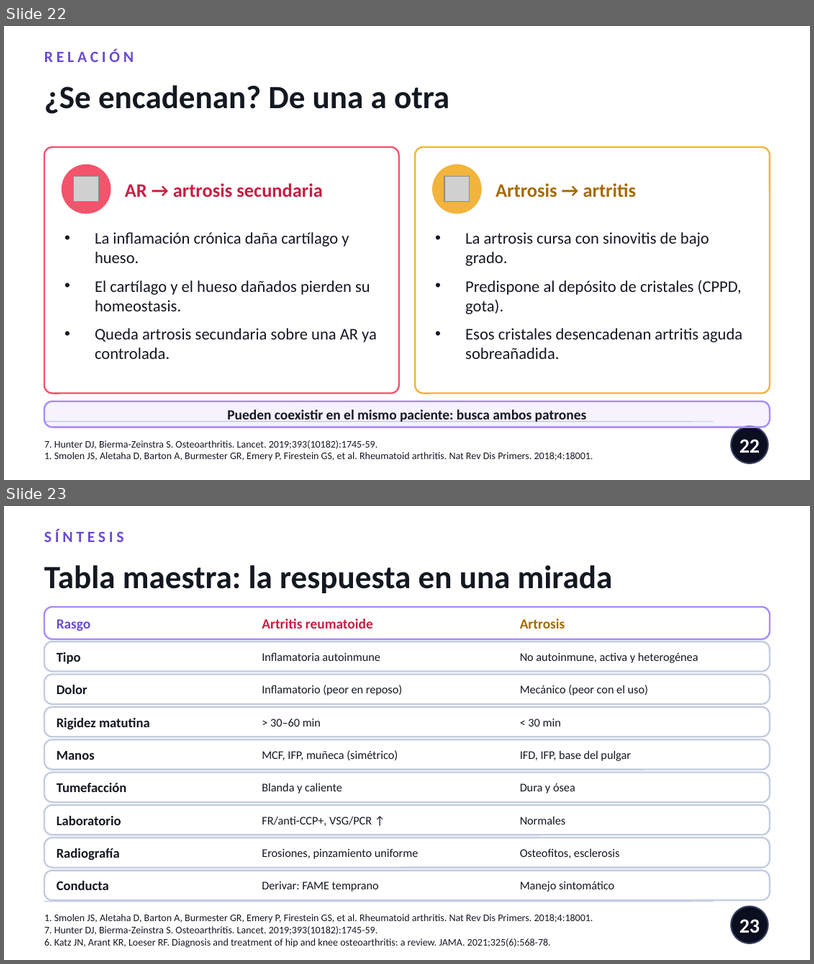
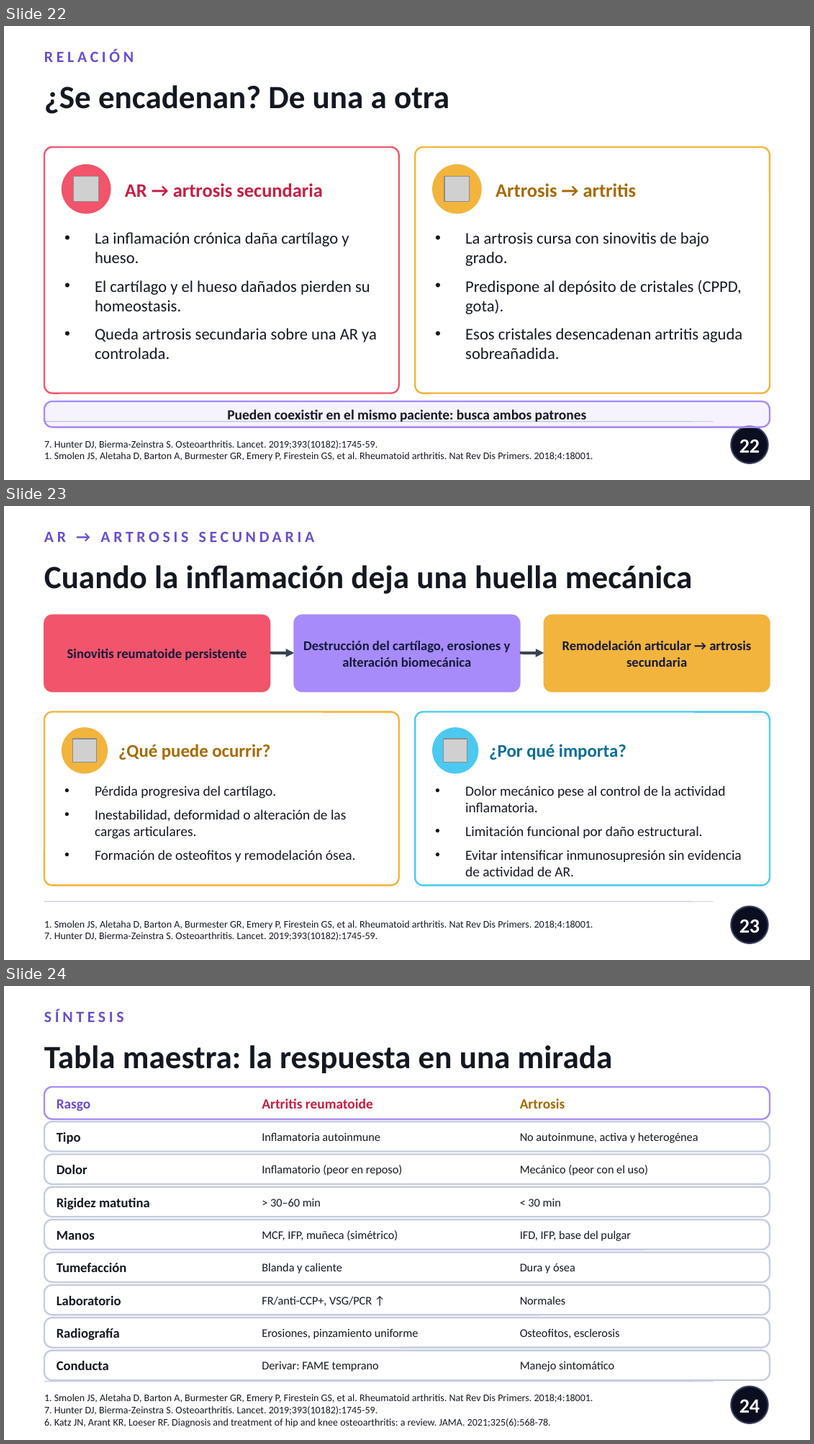
Before and after one commit to nestor120512/nes, a slide deck: Dx_AR_vs_artrosis.pptx. Shown one above the other, each under a label of ours: slides 22 and 23 before the commit, slides 22, 23 and 24 after it. The pictures are 814x964 and 814x1444 pixels, drawn with LibreOffice and Linux fonts; fonts in the diff are those of the drawing; grey boxes stand for pictures. Boxes give left, top, right and bottom in pixels: in the first picture for what was removed or moved away, otherwise in the second. Text is boxed around its words. In the diff, an @@ line names an element or a change of style, - is before the commit and + after.

```diff
--- a/Dx_AR_vs_artrosis.pptx
+++ b/Dx_AR_vs_artrosis.pptx
@@ slide 23 added at <box>4,506,810,960</box>, background #FFFFFF @@
@@ text added at <box>44,531,315,542</box>, 14 pt, text #6A4CCF, bold @@
+AR → ARTROSIS SECUNDARIA
@@ text added at <box>44,565,692,594</box>, 29 pt, text #141821, bold @@
+Cuando la inflamación deja una huella mecánica
@@ rounded rectangle added at <box>44,615,270,692</box>, fill #F2546B, outline #F2546B 1 pt @@
@@ rounded rectangle added at <box>294,615,520,692</box>, fill #A78BFA, outline #A78BFA 1 pt @@
@@ rounded rectangle added at <box>544,615,770,692</box>, fill #F2B43C, outline #F2B43C 1 pt @@
@@ text added at <box>67,649,247,660</box>, 12 pt, text #15193A, bold @@
+Sinovitis reumatoide persistente
@@ arrow added from (270, 653) to (294, 653), #3A4150 2.5 pt @@
@@ text added at <box>304,641,511,667</box>, 12 pt, text #15193A, bold @@
+Destrucción del cartílago, erosiones y alteración biomecánica
@@ arrow added from (520, 653) to (544, 653), #3A4150 2.5 pt @@
@@ text added at <box>563,641,751,667</box>, 12 pt, text #15193A, bold @@
+Remodelación articular → artrosis secundaria
@@ rounded rectangle added at <box>44,712,399,885</box>, fill #FFFFFF, outline #F2B43C 1.5 pt @@
@@ rounded rectangle added at <box>415,712,770,885</box>, fill #FFFFFF, outline #4CC9F0 1.5 pt @@
@@ ellipse added at <box>62,728,107,773</box>, fill #F2B43C, outline #F2B43C 1 pt @@
@@ picture added at <box>72,739,96,762</box> @@
@@ ellipse added at <box>433,728,478,773</box>, fill #4CC9F0, outline #4CC9F0 1 pt @@
@@ picture added at <box>443,739,467,762</box> @@
@@ text added at <box>118,744,270,759</box>, 16 pt, text #A66A00, bold @@
+¿Qué puede ocurrir?
@@ text added at <box>489,744,627,759</box>, 16 pt, text #0A6F98, bold @@
+¿Por qué importa?
@@ text added at <box>95,785,356,862</box>, 12.5 pt, text #141821 @@
+• Pérdida progresiva del cartílago.
+• Inestabilidad, deformidad o alteración de las cargas articulares.
+• Formación de osteofitos y remodelación ósea.
@@ text added at <box>466,785,742,876</box>, 12.5 pt, text #141821 @@
+• Dolor mecánico pese al control de la actividad inflamatoria.
+• Limitación funcional por daño estructural.
+• Evitar intensificar inmunosupresión sin evidencia de actividad de AR.
@@ line added from (44, 901) to (714, 901), #C4CCE0 0.75 pt @@
@@ ellipse added at <box>731,906,769,943</box>, fill #0A0E1F, outline #3A4165 1.25 pt @@
@@ text added at <box>44,920,594,940</box>, 9 pt, text #141821 @@
+1. Smolen JS, Aletaha D, Barton A, Burmester GR, Emery P, Firestein GS, et al. Rheumatoid arthritis. Nat Rev Dis Primers. 2018;4:18001.
+7. Hunter DJ, Bierma-Zeinstra S. Osteoarthritis. Lancet. 2019;393(10182):1745-59.
@@ page number added at <box>740,919,760,932</box>, 18 pt, text #FFFFFF, bold @@
+23
@@ what was slide 23 is now slide 24 @@
@@ page number at <box>740,1399,760,1412</box>: text changed @@
-23
+24
```
